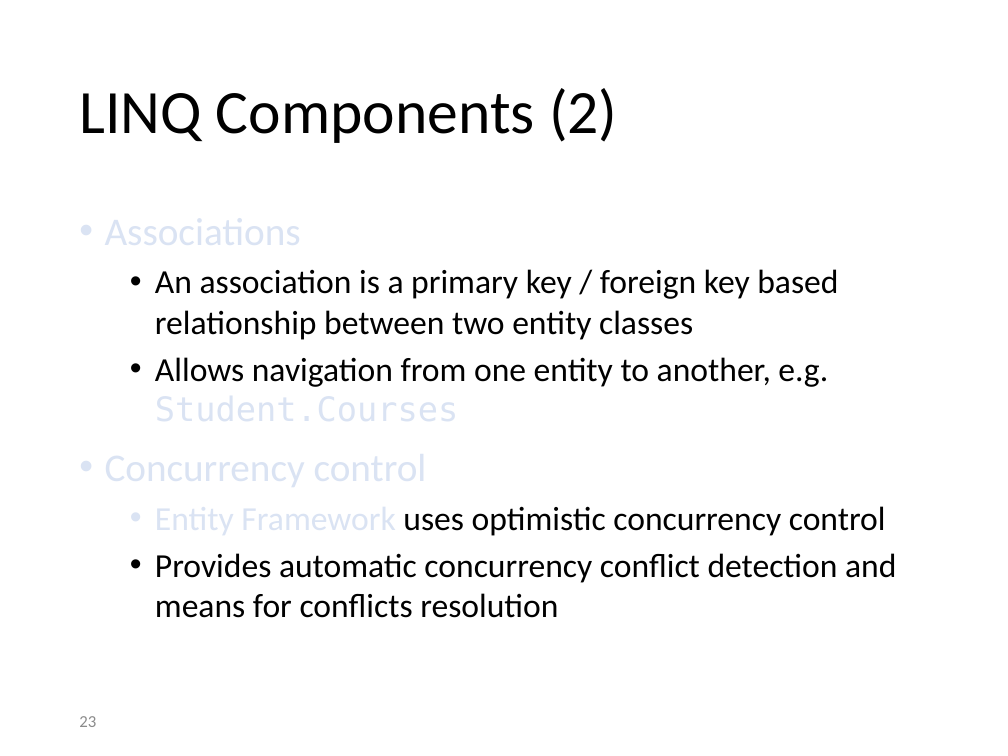
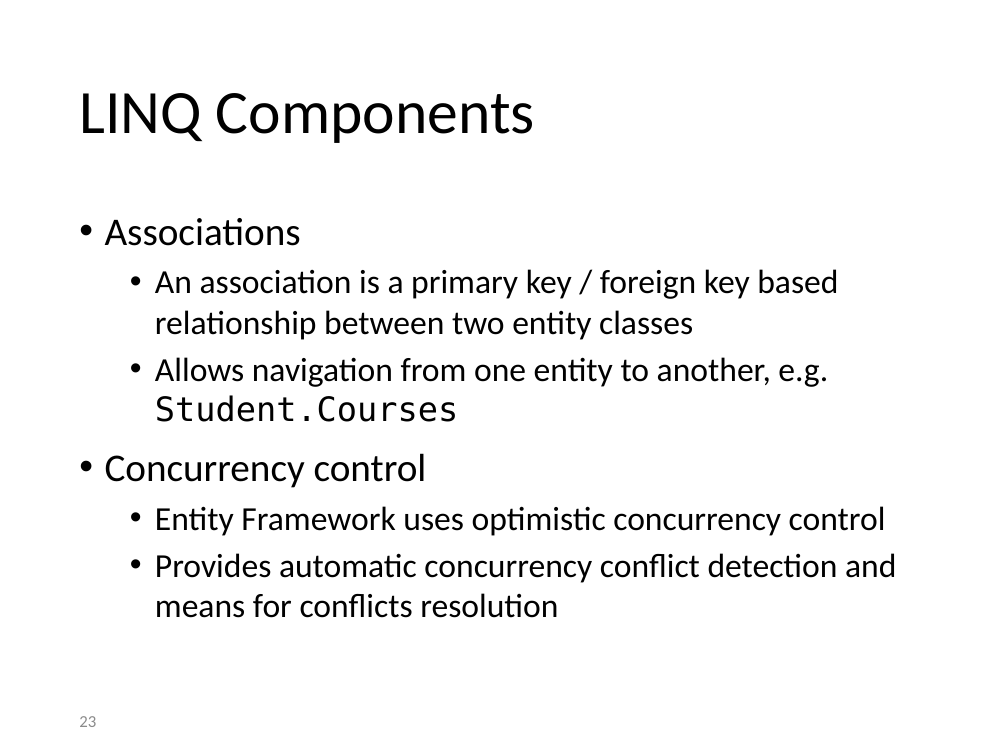
Before and after one commit to SeamlessThingies-Learn-DotNet3Day/DotNetProgramming, a slide deck: slide 23 of Slides/EF/1 - Introduction to EF.pptx. Drawn at 1008x756 pixels with LibreOffice and Linux fonts; fonts in the diff are those of the drawing. Boxes give left, top, right and bottom in pixels: in the first picture for what was removed or moved away, otherwise in the second. Text is boxed around its words. In the diff, an @@ line names an element or a change of style, - is before the commit and + after.

```diff
--- a/Slides/EF/1 - Introduction to EF.pptx
+++ b/Slides/EF/1 - Introduction to EF.pptx
@@ title at bbox=[79, 93, 535, 143]: text changed @@
-LINQ Components (2)
+LINQ Components
@@ text at bbox=[105, 218, 886, 536]: text colour #DAE3F3 to #000000 in "Associations", "Student.Courses", "Concurrency control", "Entity Framework" @@
```
Also in this commit, not shown: 11 other slides changed, 1 slide added, 15 slides removed, 11 other files.
